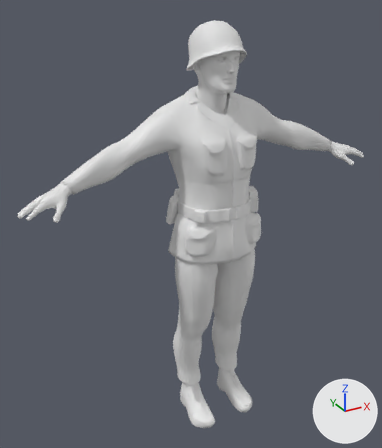
The Blender file FinishedFigure.blend, before and after one commit.
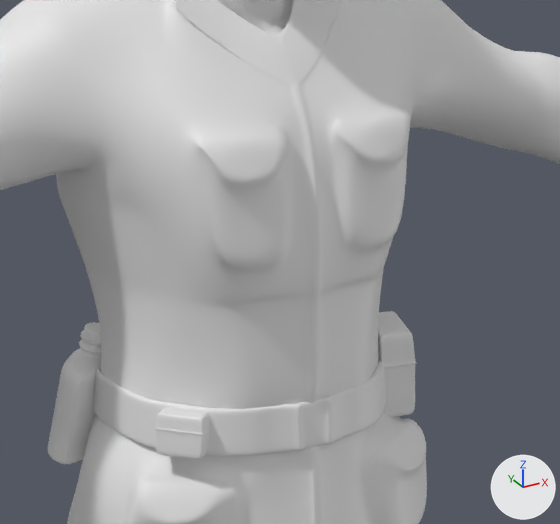
Each version is shown whole from a 50 mm camera at (-1.237, -2.033, 2.106) aimed at (-0.088, 0.057, 1.061), then close up on the part from 40% to 77% of the width and 24% to 53% of the height. The axes (+X, +Y, +Z) are drawn at lower right. The lights are the same throughout.

In view in the first close-up: 'Belt', 'BigBag', 'Figure', 'Flask', 'Jacket', 'LittleBag'.
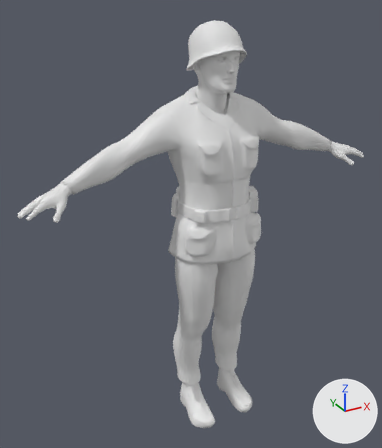
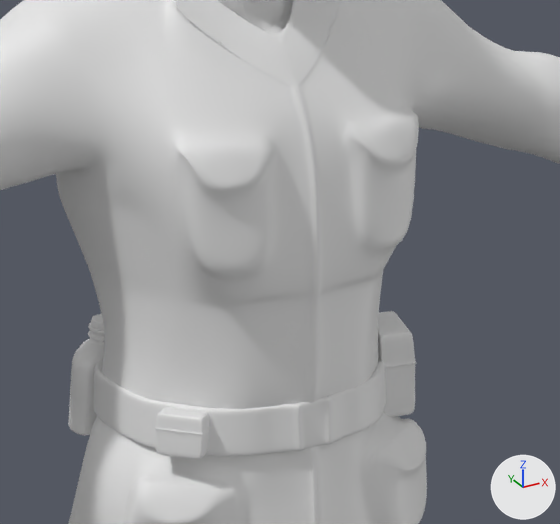
Location of each change, (x1, y1, x2, y2) in pixels of the close-ups (560 x 524 px; the box of a moved part takes in the faces that stretch with it):
'Flask', moved, turned, rescaled
    before: (48, 322, 101, 464)
    after: (68, 314, 105, 435)
part 1 of me_cube_001, moved or reshaped
    before: (139, 57, 410, 300)
    after: (138, 57, 419, 301)
part 2 of me_cube_001, moved or reshaped
    before: (69, 221, 116, 380)
    after: (69, 221, 117, 380)

Diff of the bpy script that builds the scene:
```diff
--- a/FinishedFigure.blend.py
+++ b/FinishedFigure.blend.py
@@ me_cube_001 @@
 me_cube_001.from_pydata(...)  # 406 vertices, 376 faces; spans x -2.99..0.0, y -0.82..0.73, z -1.96..1.32
 # used by ob_jacket; location = (0.0, 0.0, 1.409); scale = (0.239, 0.239, 0.239)
+# me_cube_001 part 1: all 32 vertices in x -0.59..-0.1, y -0.76..-0.52, z -0.19..0.5 are turned -5.4 degrees about the z axis through their middle, then moved by (-0.08, 0.02, -0.02)
+# me_cube_001 part 2: all 9 vertices in x -0.74..-0.35, y 0.17..0.57, z -0.67..-0.31 are multiplied about their middle by the matrix ((1.01, 0.007, -0.013), (-0.006, 1.009, 0.036), (0.013, -0.036, 1.009)), then moved by (0.0, -0.05, 0.0)
@@ ob_flask @@
 ob_flask = bpy.data.objects.new('Flask', me_cylinder)
-ob_flask.location = (-0.159, 0.072, 1.14)
-ob_flask.rotation_euler = (-0.195, -0.00914, 3.779)  # degrees (-11, -0.5, 217)
-ob_flask.scale = (0.0566, 0.0566, 0.0566)
+ob_flask.location = (-0.127, 0.091, 1.15)
+ob_flask.rotation_euler = (-0.0886, 0.0, 3.721)  # degrees (-5.1, 0, 213)
+ob_flask.scale = (0.0566, 0.0565, 0.0501)
 _m = ob_flask.modifiers.new('Mirror', 'MIRROR')
```
